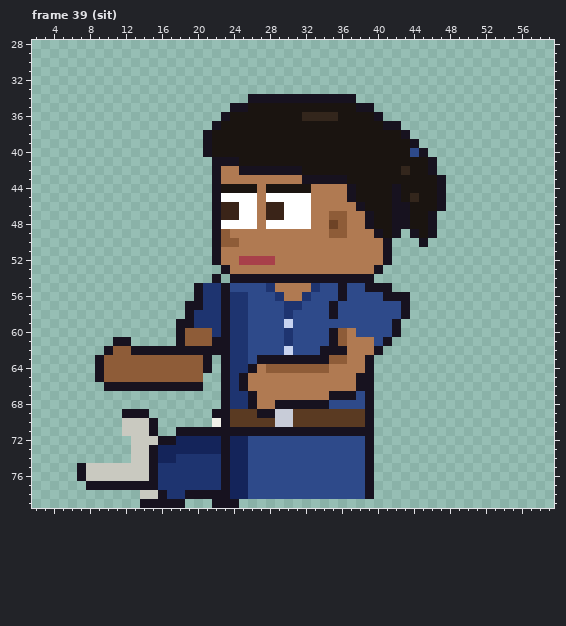
Two versions of one pixel-art file, sprites/clients/client_vettech_a_left_anim.aseprite. This is how it looked before the edit.
64x80 pixels, 129 frames. Shown: frame 39 (sit): x 2..59, y 28..79. The commit also changed other frames, which this record leaves out.
After:
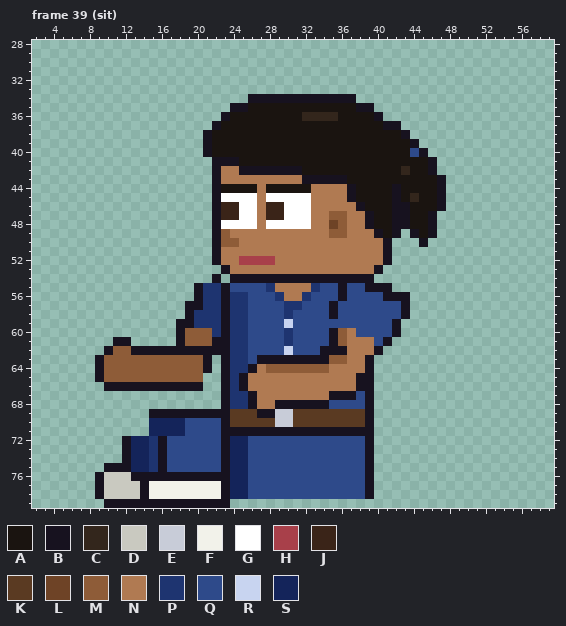
Palette (. is transparent): A #1a1410  B #17121f  C #33261c  D #c9c9c0  E #c8ccd8  F #f2f2ea  G #ffffff  H #a8404a  J #3a2418  K #5a3a22  L #6e4326  M #8e5c38  N #b07a52  P #1e3470  Q #2e4a8a  R #c8d4f0  S #14245a
The edit:
Frame 39 (sit), layers "Pants", "Shoes":
y 69: x 12..21 BBB....... -> ...BBBBBBB
y 70: x 12..22 DDDB......F -> ...SSSSQQQQ
y 71: x 12..22 DDDB..BBBBB -> ...SSSSQQQQ
y 72: x 12..15 .DDD -> BSSP; x 17..22 BSSSSS -> QQQQQQ
y 73: x 12..22 .DDBSSSSSSS -> BSSPBQQQQQQ
y 74: x 12..22 .DDBSSPPPPP -> BSSPBQQQQQQ
y 75: x 7..22 BDDDDDDDBPPPPPPP -> ...BBBSSPBQQQQQQ
y 76: x 7..9 BDD -> ..B; x 13..14 DD -> BB; x 16..22 PPPPPPP -> BBBBBBB
y 77: x 8 B -> .; x 10..13 BBBB -> DDDD; x 15..22 BPPPPPPP -> FFFFFFFF
y 78: x 9..22 .....DDBPPBBBB -> BDDDDBFFFFFFFF
y 79: x 10..13 .... -> BBBB; x 19..21 ... -> BBB; x 24 B -> .
